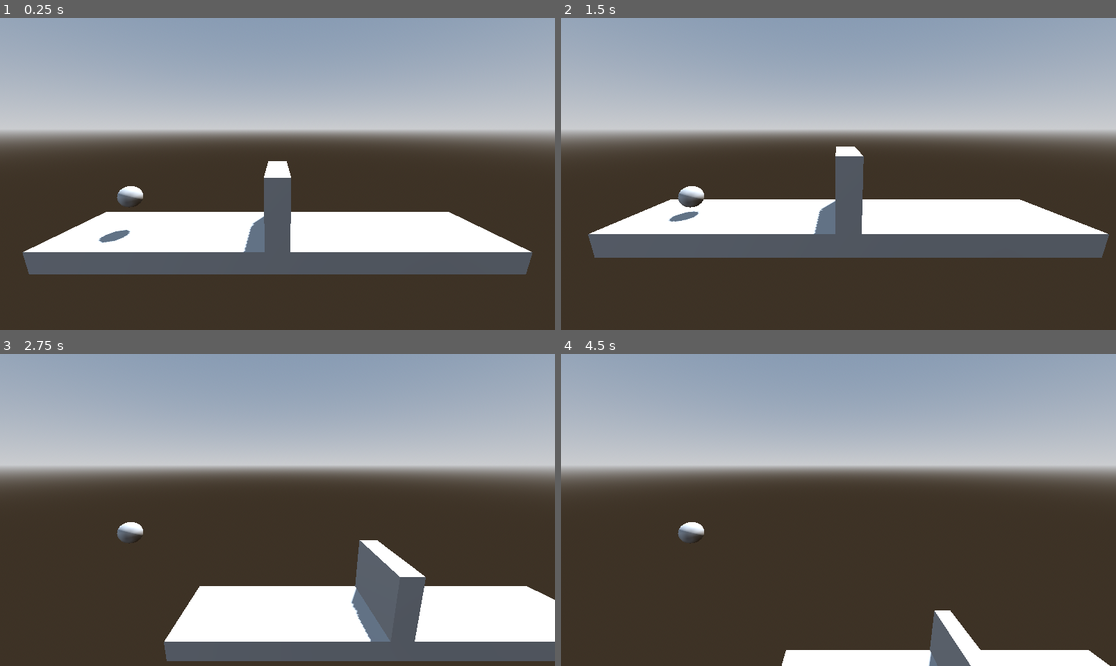
Above: before the commit, frames 1-4 (two rows, left to right).
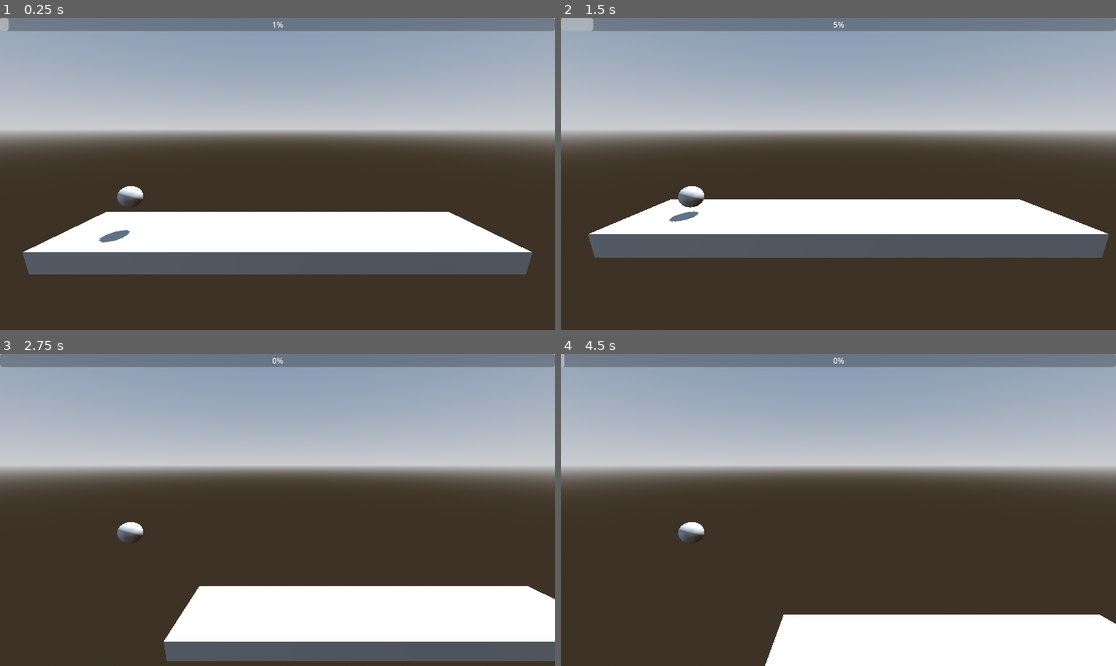
Above: after the commit, the same moments.

Repository: specialOne16/Exploding-Frog
Game: Godot game, scene res://gameplay.tscn
Two runs of this game, one before a commit and one after it. Both use one fixed random seed, a clock stepped at 60 frames per second and the inputs below. The project has no main scene, so this scene is started directly.
Inputs:
- Up to frame 1 (0.25 s): no input
- Up to frame 2 (1.5 s): tap Enter (ui_accept) at 0.5, 1.35 s; hold Right (ui_right) 0.53-1.28 s; hold Enter (ui_accept) 0.53-1.28 s; hold Left (ui_left) from 1.28 s (still down)
- Up to frame 3 (2.75 s): tap Enter (ui_accept) at 1.52, 1.82 s; release Left (ui_left) at 2.03 s; hold Right (ui_right) from 2.03 s (still down); hold Enter (ui_accept) from 2.03 s (still down)
- Up to frame 4 (4.5 s): release Enter (ui_accept) at 2.78 s; tap Enter (ui_accept) at 2.85, 3.02, 3.32, 4.35 s; release Right (ui_right) at 3.53 s; hold Enter (ui_accept) 3.53-4.28 s; hold Left (ui_left) from 3.53 s (still down)

The runs differ from the first frame. In frame 1, 5.8% of the frame differs, in the area x 1-100%, y 0-76%; in frame 2, 5.6%; in frame 3, 7.5%; in frame 4, 11%, in the area x 0-100%, y 0-100%.

Commit message:
thrusting fuel

Diff:
--- a/gameplay.tscn
+++ b/gameplay.tscn
@@ -2,6 +2,8 @@
 
 [ext_resource type="PackedScene" uid="uid://b01nsjmmrjijr" path="res://player/player.tscn" id="1_n4psk"]
 [ext_resource type="PackedScene" uid="uid://bcb178bbl6qlo" path="res://player/camera_follow.tscn" id="2_ej4tk"]
+[ext_resource type="PackedScene" uid="uid://2mnh43yrjpta" path="res://level/level.tscn" id="3_oe8ih"]
+[ext_resource type="PackedScene" uid="uid://q8cktic6p6vb" path="res://player/player_stat.tscn" id="4_xuee5"]
 
 [sub_resource type="ProceduralSkyMaterial" id="ProceduralSkyMaterial_n4psk"]
 sky_horizon_color = Color(0.66224277, 0.6717428, 0.6867428, 1)
@@ -15,12 +17,6 @@
 sky = SubResource("Sky_ej4tk")
 tonemap_mode = 2
 
-[sub_resource type="BoxMesh" id="BoxMesh_kbk8u"]
-size = Vector3(20, 1, 4)
-
-[sub_resource type="BoxMesh" id="BoxMesh_n4psk"]
-size = Vector3(1, 3, 4)
-
 [node name="Gameplay" type="Node3D"]
 
 [node name="WorldEnvironment" type="WorldEnvironment" parent="."]
@@ -30,18 +26,16 @@
 transform = Transform3D(-0.8660254, -0.43301278, 0.25, 0, 0.49999997, 0.86602545, -0.50000006, 0.75, -0.43301266, 0, 0, 0)
 shadow_enabled = true
 
-[node name="Floor" type="CSGMesh3D" parent="."]
-use_collision = true
-mesh = SubResource("BoxMesh_kbk8u")
-
-[node name="Wall" type="CSGMesh3D" parent="."]
-transform = Transform3D(1, 0, 0, 0, 1, 0, 0, 0, 1, 0, 2, 0)
-use_collision = true
-mesh = SubResource("BoxMesh_n4psk")
-
 [node name="Player" parent="." instance=ExtResource("1_n4psk")]
 transform = Transform3D(1, 0, 0, 0, 1, 0, 0, 0, 1, -6.9188046, 2.4070547, 0)
 
 [node name="CameraFollow" parent="." node_paths=PackedStringArray("following") instance=ExtResource("2_ej4tk")]
 transform = Transform3D(1, 0, 0, 0, 0.97627336, 0.21654186, 0, -0.21654186, 0.97627336, 0, 5.5178604, 9.110805)
 following = NodePath("../Player")
+
+[node name="Level" parent="." instance=ExtResource("3_oe8ih")]
+
+[node name="CanvasLayer" type="CanvasLayer" parent="."]
+
+[node name="PlayerStat" parent="CanvasLayer" node_paths=PackedStringArray("player") instance=ExtResource("4_xuee5")]
+player = NodePath("../../Player")
--- /dev/null
+++ b/level/level.tscn
@@ -0,0 +1,12 @@
+[gd_scene load_steps=2 format=3 uid="uid://2mnh43yrjpta"]
+
+[sub_resource type="BoxMesh" id="BoxMesh_yy828"]
+size = Vector3(20, 1, 4)
+
+[node name="Level" type="Node3D"]
+
+[node name="CSGMesh3D" type="CSGMesh3D" parent="."]
+use_collision = true
+collision_layer = 16
+collision_mask = 0
+mesh = SubResource("BoxMesh_yy828")
--- a/player/player.gd
+++ b/player/player.gd
@@ -1,5 +1,16 @@
 extends CharacterBody3D
 class_name Player
 
+@export var max_fuel: float = 100
+@export var fuel_generation: float = 5
+var current_fuel: float
+
+func _process(delta: float) -> void:
+	current_fuel += fuel_generation * delta
+
+	if current_fuel > max_fuel:
+		# TODO: explode
+		current_fuel = max_fuel
+
 func _physics_process(_delta: float) -> void:
 	move_and_slide()
--- a/player/player.tscn
+++ b/player/player.tscn
@@ -9,6 +9,7 @@
 [sub_resource type="SphereShape3D" id="SphereShape3D_oul6g"]
 
 [node name="Player" type="CharacterBody3D"]
+collision_mask = 16
 script = ExtResource("1_oul6g")
 
 [node name="MeshInstance3D" type="MeshInstance3D" parent="."]
--- a/player/player_component_thrusting.gd
+++ b/player/player_component_thrusting.gd
@@ -4,11 +4,16 @@
 @export var player: Player
 @export var force = 3
 @export var gravity = 10
+@export var fuel_consumption = 15
 
 func _physics_process(delta: float) -> void:
 	player.velocity.y -= gravity * delta
 
-	if Input.is_action_pressed("ui_accept"):
-		player.velocity.y = force
+	if Input.is_action_pressed("ui_accept") and player.current_fuel > 0:
+		player.current_fuel -= fuel_consumption * delta
+		if player.current_fuel > 0:
+			player.velocity.y = force
+		else:
+			player.velocity.y += force * delta
 	elif player.is_on_floor():
 		player.velocity.y = 0
--- /dev/null
+++ b/player/player_stat.gd
@@ -0,0 +1,12 @@
+extends Control
+class_name PlayerStat
+
+@export var player: Player
+
+@onready var progress_bar: ProgressBar = $ProgressBar
+
+func _ready() -> void:
+	progress_bar.max_value = player.max_fuel
+
+func _process(delta: float) -> void:
+	progress_bar.value = player.current_fuel
--- /dev/null
+++ b/player/player_stat.tscn
@@ -0,0 +1,19 @@
+[gd_scene load_steps=2 format=3 uid="uid://q8cktic6p6vb"]
+
+[ext_resource type="Script" uid="uid://bio0gn0bfhp0d" path="res://player/player_stat.gd" id="1_3hopx"]
+
+[node name="PlayerStat" type="Control"]
+layout_mode = 3
+anchors_preset = 15
+anchor_right = 1.0
+anchor_bottom = 1.0
+grow_horizontal = 2
+grow_vertical = 2
+script = ExtResource("1_3hopx")
+
+[node name="ProgressBar" type="ProgressBar" parent="."]
+layout_mode = 1
+anchors_preset = 10
+anchor_right = 1.0
+offset_bottom = 27.0
+grow_horizontal = 2
--- a/project.godot
+++ b/project.godot
@@ -14,6 +14,11 @@
 config/features=PackedStringArray("4.5", "GL Compatibility")
 config/icon="res://icon.svg"
 
+[layer_names]
+
+3d_physics/layer_1="Player"
+3d_physics/layer_5="Wall"
+
 [rendering]
 
 renderer/rendering_method="gl_compatibility"
Not shown, added: player/player_stat.gd.uid
